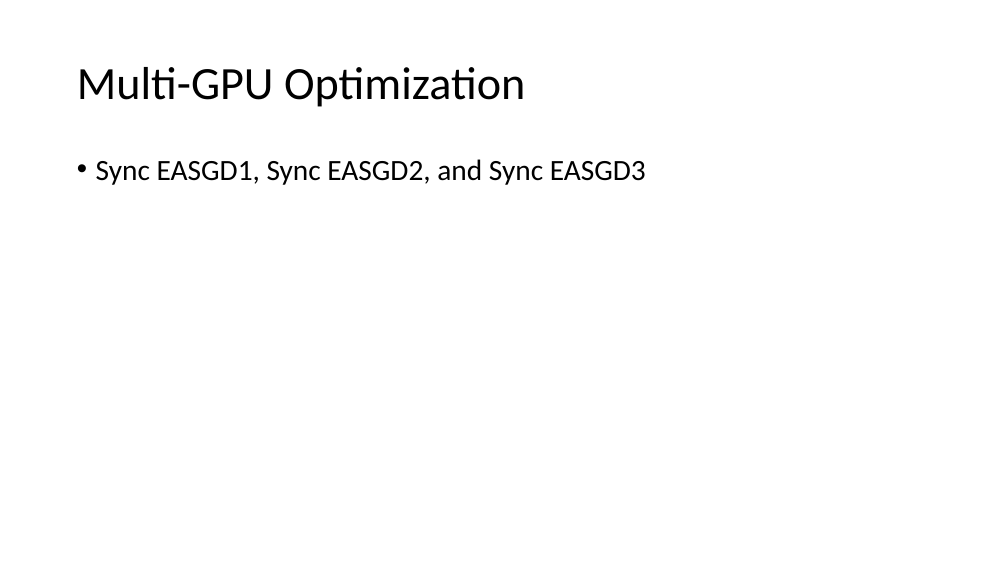
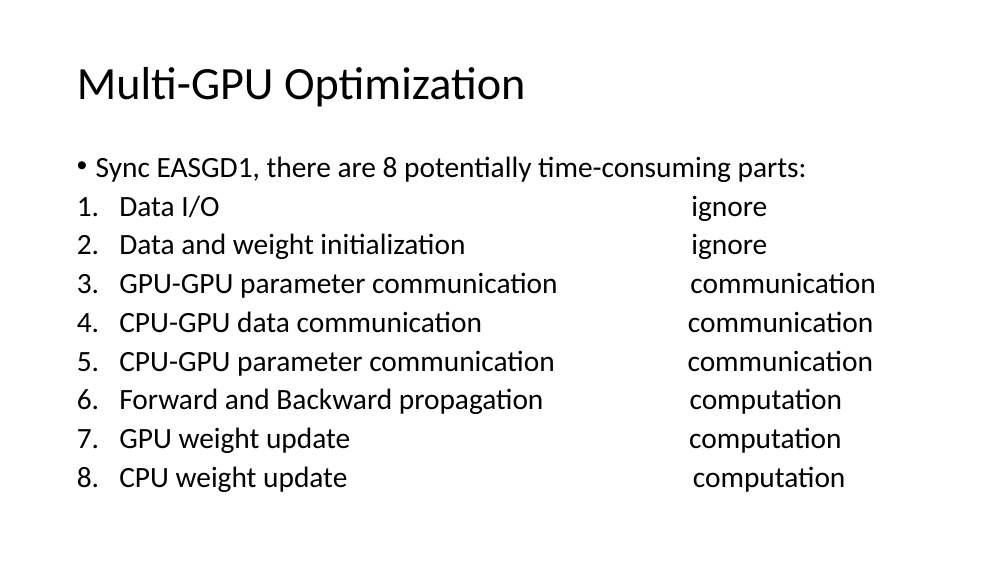
Before and after one commit to douxiaotian/archipapers, a slide deck: slide 20 of sdl on gpu.pptx. Drawn at 1008x567 pixels with LibreOffice and Linux fonts; fonts in the diff are those of the drawing. Boxes give left, top, right and bottom in pixels: in the first picture for what was removed or moved away, otherwise in the second. Text is boxed around its words. In the diff, an @@ line names an element or a change of style, - is before the commit and + after.

```diff
--- a/sdl on gpu.pptx
+++ b/sdl on gpu.pptx
@@ text at (96, 156, 875, 492): text changed @@
-• Sync EASGD1, Sync EASGD2, and Sync EASGD3
+• Sync EASGD1, there are 8 potentially time-consuming parts:
+1. Data I/O ignore
+2. Data and weight initialization ignore
+3. GPU-GPU parameter communication communication
+4. CPU-GPU data communication communication
+5. CPU-GPU parameter communication communication
+6. Forward and Backward propagation computation
+7. GPU weight update computation
+8. CPU weight update computation
```
Also in this commit, not shown: 3 slides added.
